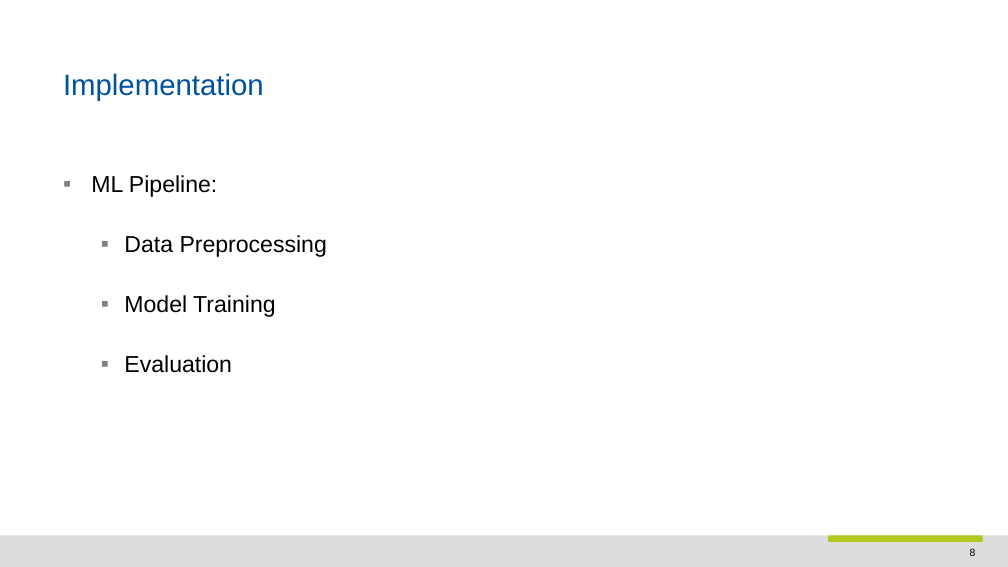
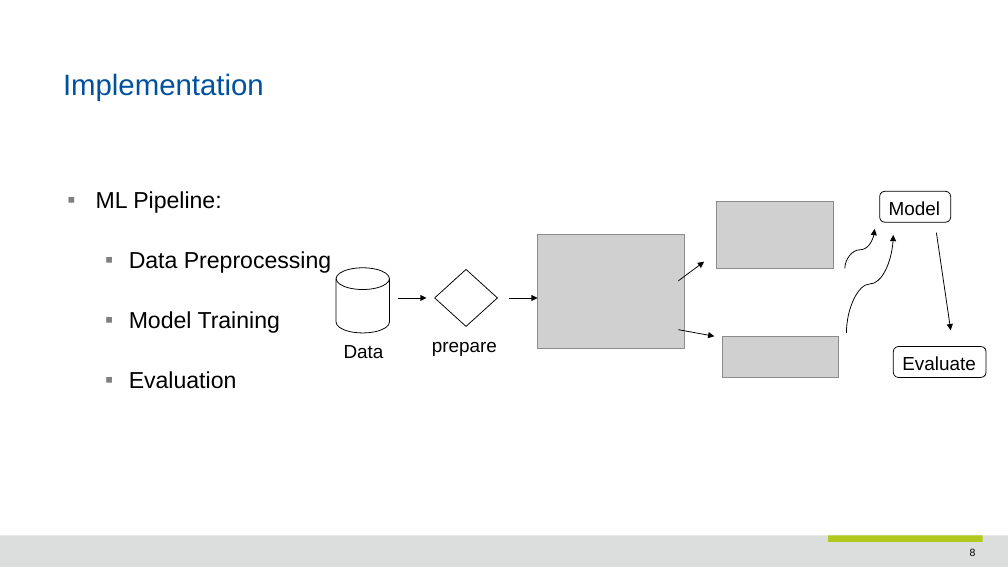
Before and after one commit to hussainkanafani/cost-sensitive-boosting, a slide deck: slide 8 of presentations/Final Presentation.pptx. Drawn at 1008x567 pixels with LibreOffice and Linux fonts; fonts in the diff are those of the drawing; grey boxes stand for pictures; background and template pictures are left out. Boxes give left, top, right and bottom in pixels: in the first picture for what was removed or moved away, otherwise in the second. Text is boxed around its words. In the diff, an @@ line names an element or a change of style, - is before the commit and + after.

Commit message:
images added for presentation

```diff
--- a/presentations/Final Presentation.pptx
+++ b/presentations/Final Presentation.pptx
@@ text "ML Pipeline:": place and size @@
-text "ML Pipeline:" at box(91, 175, 327, 373)
+text "ML Pipeline:" at box(96, 191, 331, 389)
@@ picture added at box(717, 201, 833, 268) @@
@@ rounded rectangle added at box(880, 191, 951, 222), fill #FFFFFF, outline #000000 0.75 pt, 18 pt, text #000000 @@
+Model
@@ picture added at box(538, 234, 684, 349) @@
@@ curved arrow added from (845, 268) to (875, 229), #000000 0.75 pt @@
@@ curved arrow added from (847, 333) to (894, 235), #000000 0.75 pt @@
@@ arrow added from (937, 233) to (951, 330), #000000 0.75 pt @@
@@ cylinder added at box(337, 268, 390, 333), fill #FFFFFF, outline #000000 0.75 pt @@
@@ diamond added at box(435, 269, 498, 326), fill #FFFFFF, outline #000000 0.75 pt @@
@@ arrow added from (678, 281) to (704, 262), #000000 0.75 pt @@
@@ arrow added from (398, 298) to (426, 298), #000000 0.75 pt @@
@@ arrow added from (509, 298) to (538, 298), #000000 0.75 pt @@
@@ text added at box(344, 345, 384, 358), 18 pt, text #000000 @@
+Data
@@ text added at box(432, 342, 497, 356), 18 pt, text #000000 @@
+prepare
@@ arrow added from (678, 330) to (715, 337), #000000 0.75 pt @@
@@ picture added at box(722, 337, 839, 378) @@
@@ rounded rectangle added at box(894, 346, 987, 377), fill #FFFFFF, outline #000000 0.75 pt, 18 pt, text #000000 @@
+Evaluate
```
Also in this commit, not shown: 3 other slides changed.
